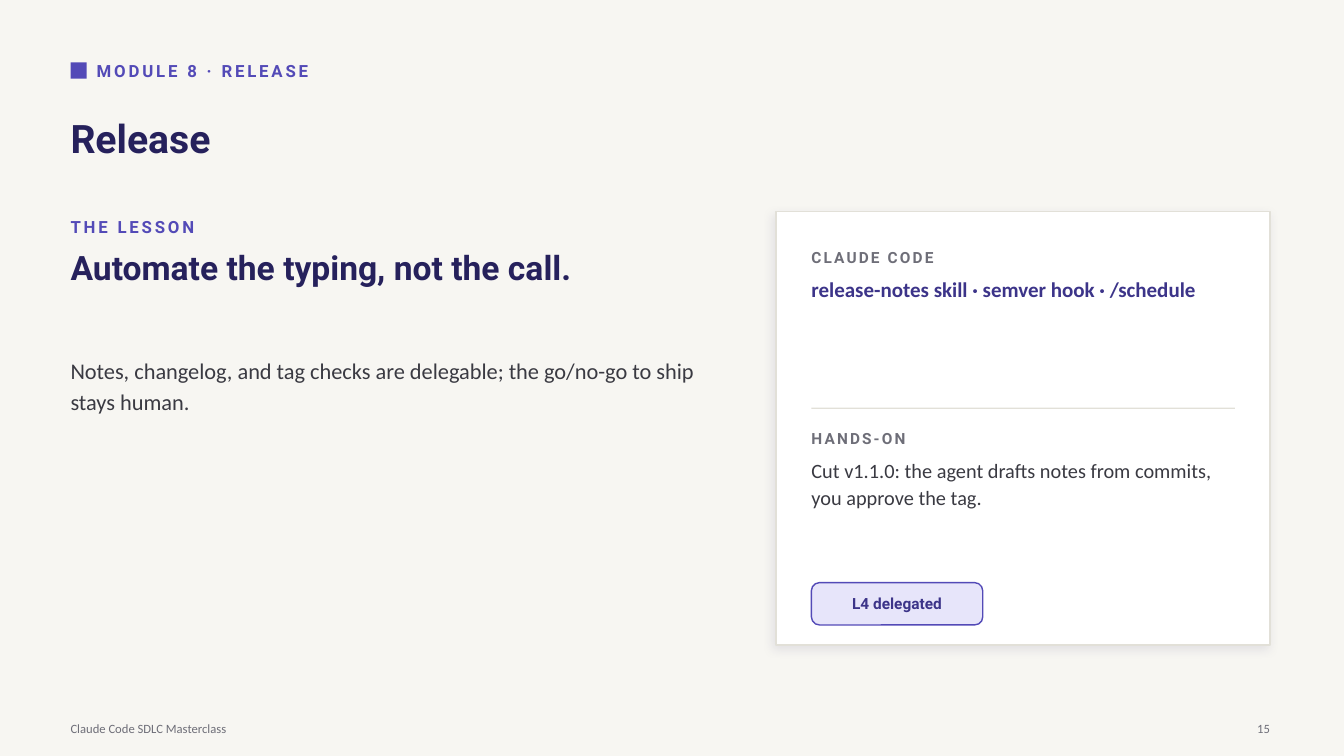
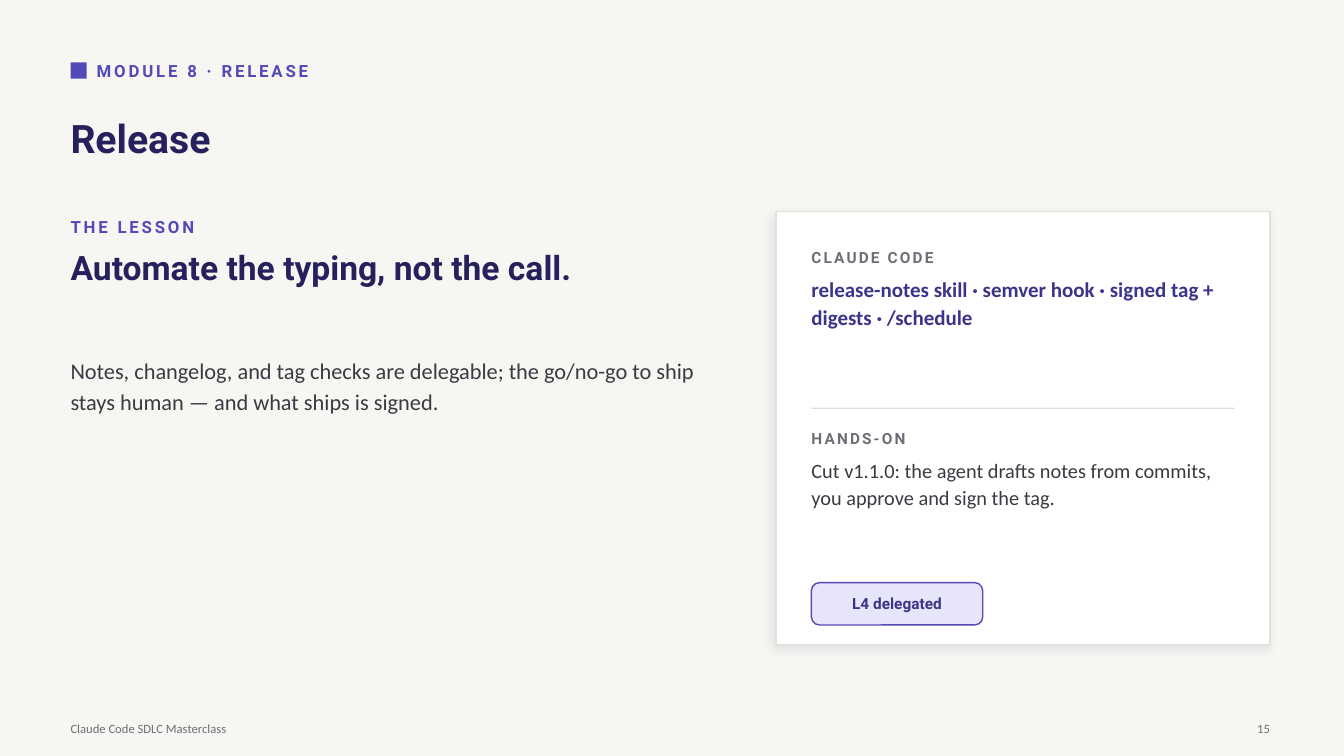
Before and after one commit to kishore123/cc-masterclass, a slide deck: slide 15 of instructor/slides/cc-masterclass-deck.pptx. Drawn at 1344x756 pixels with LibreOffice and Linux fonts; fonts in the diff are those of the drawing. Boxes give left, top, right and bottom in pixels: in the first picture for what was removed or moved away, otherwise in the second. Text is boxed around its words. In the diff, an @@ line names an element or a change of style, - is before the commit and + after.

```diff
--- a/instructor/slides/cc-masterclass-deck.pptx
+++ b/instructor/slides/cc-masterclass-deck.pptx
@@ text at [811,282,1198,329]: text changed @@
-release-notes skill · semver hook · /schedule
+release-notes skill · semver hook · signed tag + digests · /schedule
@@ text at [71,363,693,414]: text changed @@
-Notes, changelog, and tag checks are delegable; the go/no-go to ship stays human.
+Notes, changelog, and tag checks are delegable; the go/no-go to ship stays human — and what ships is signed.
@@ text at [811,464,1211,509]: text changed @@
-Cut v1.1.0: the agent drafts notes from commits, you approve the tag.
+Cut v1.1.0: the agent drafts notes from commits, you approve and sign the tag.
```
Also in this commit, not shown: 2 other slides changed, 14 other files.
